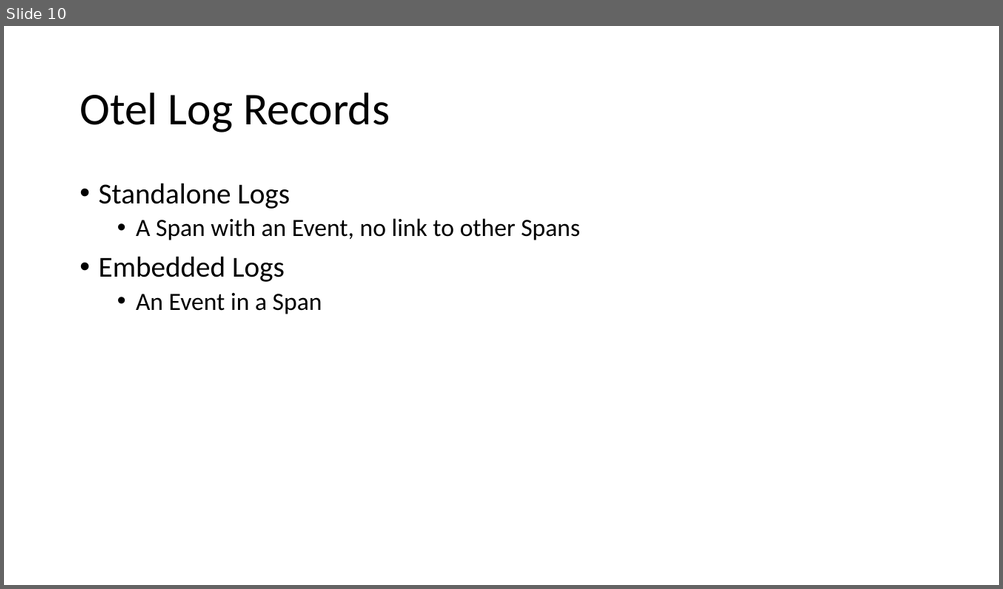
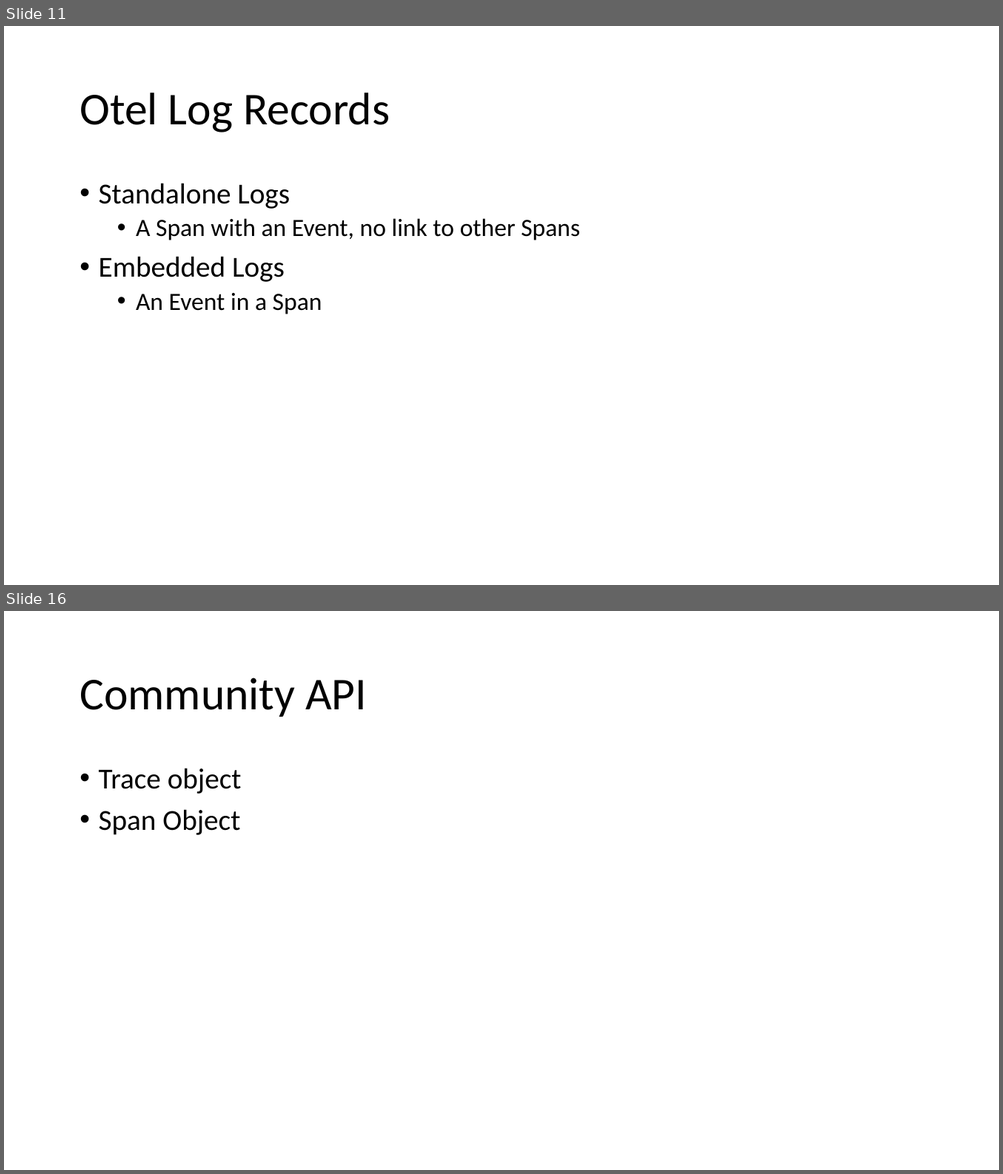
Before and after one commit to ProgrammerAL/Presentations-2023, a slide deck: 2023-03 - Orlando Code Camp - OpenTelemetry/Presentation.pptx. Shown one above the other, each under a label of ours: slide 10 before the commit, slides 11 and 16 after it; the slides between them are not shown. The pictures are 1003x589 and 1003x1174 pixels, drawn with LibreOffice and Linux fonts; fonts in the diff are those of the drawing. Boxes give left, top, right and bottom in pixels: in the first picture for what was removed or moved away, otherwise in the second. Text is boxed around its words. In the diff, an @@ line names an element or a change of style, - is before the commit and + after.

Commit message:
Added a second demo application that uses the Activity Source object for diagnostics

```diff
--- a/2023-03 - Orlando Code Camp - OpenTelemetry/Presentation.pptx
+++ b/2023-03 - Orlando Code Camp - OpenTelemetry/Presentation.pptx
@@ slide 16 added at (x1=4, y1=611, x2=999, y2=1170), background #FFFFFF @@
@@ title added at (x1=79, y1=678, x2=367, y2=717), 44 pt, text #000000 @@
+Community API
@@ text added at (x1=99, y1=768, x2=242, y2=835), 28 pt, text #000000 @@
+• Trace object
+• Span Object
@@ what was slide 10 is now slide 11 @@
```
Also in this commit, not shown: 1 slide changed, 4 other slides added, 2 slides removed, 21 other files.
